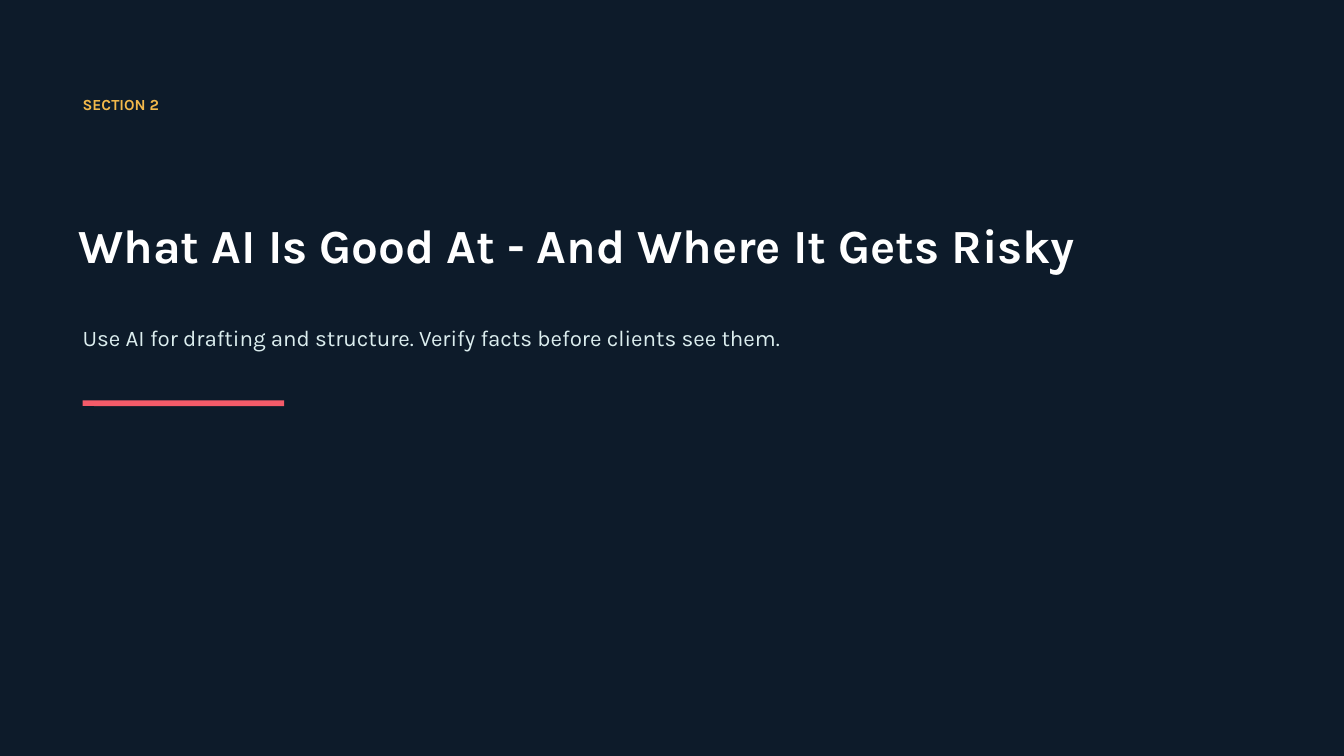
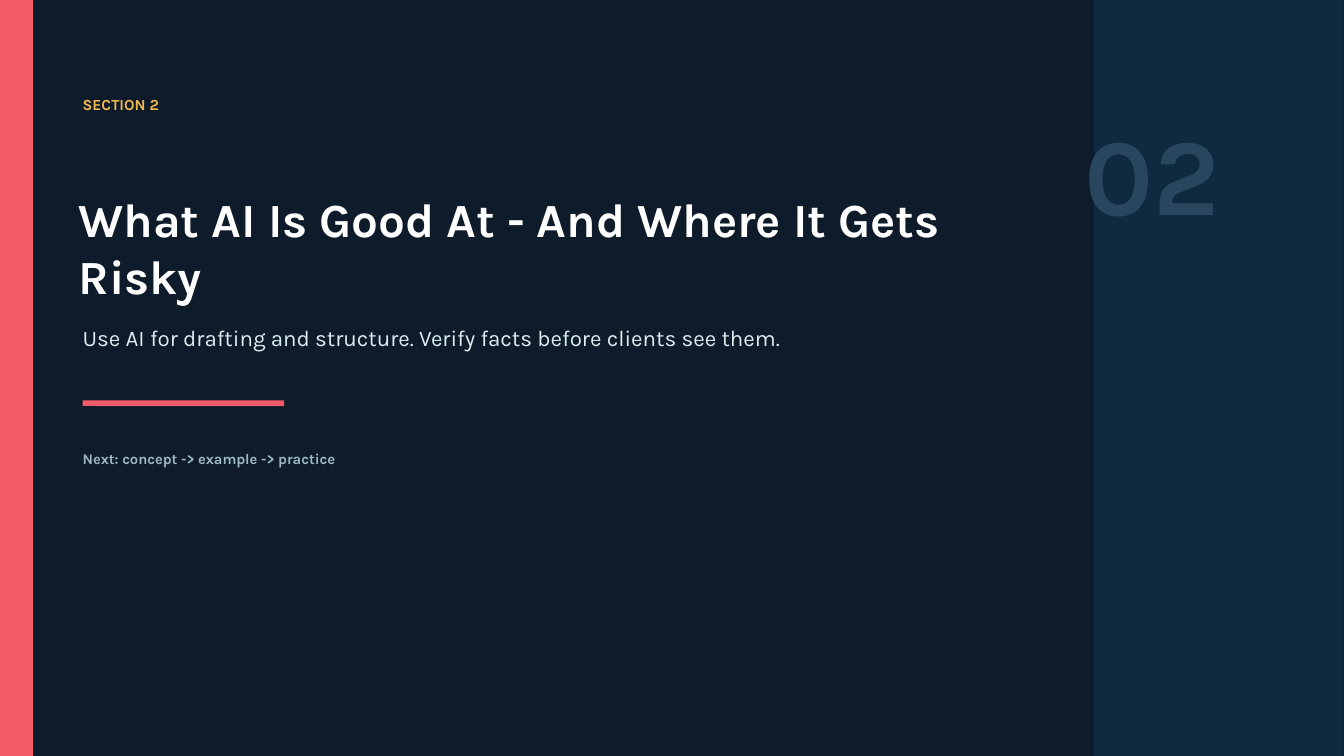
Before and after one commit to ianbprice/miami-realtors-ai-course-series, a slide deck: slide 10 of slides/course-01-ai-for-real-estate-sales-approved-instructor-deck.pptx. Drawn at 1344x756 pixels with LibreOffice and Linux fonts; fonts in the diff are those of the drawing. Boxes give left, top, right and bottom in pixels: in the first picture for what was removed or moved away, otherwise in the second. Text is boxed around its words. In the diff, an @@ line names an element or a change of style, - is before the commit and + after.

```diff
--- a/slides/course-01-ai-for-real-estate-sales-approved-instructor-deck.pptx
+++ b/slides/course-01-ai-for-real-estate-sales-approved-instructor-deck.pptx
@@ rectangle added at box(0, 0, 32, 756), fill #F45B69, outline #F45B69 1 pt @@
@@ rectangle added at box(1094, 0, 1344, 756), fill #102B43 at 90% opacity @@
@@ text added at box(1085, 102, 1220, 244), 78 pt, text #28465D, bold @@
+02
@@ text "What AI Is Good At ..." rewrapped from box(79, 229, 1075, 274) to box(79, 204, 939, 305) @@
@@ text added at box(83, 453, 335, 468), 10.5 pt, text #9DB8C8, bold @@
+Next: concept -> example -> practice
```
Also in this commit, not shown: 47 other slides changed, 2 other files.
